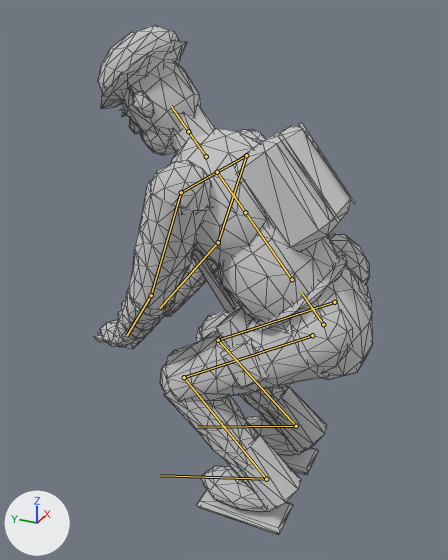
A saved change to the glTF model ambush_loop/art/v2/models/operator_rifle_lod1.glb.
The view is the same before and after, from a 50 mm camera at (-1.468, -0.463, 1.418) aimed at (0.01, 0.202, 0.679). The axes (+X, +Y, +Z) are drawn at lower left. The lights are the same throughout. The older version comes first. Both versions are drawn at frame 12 of the action 'pickup'; the numbers are the values there. The bones that change, and the others that lie on the model, are drawn over the model as lines. Mesh edges are drawn as thin lines.

Names of what the first picture shows: 'operator_rifle_body.001'.
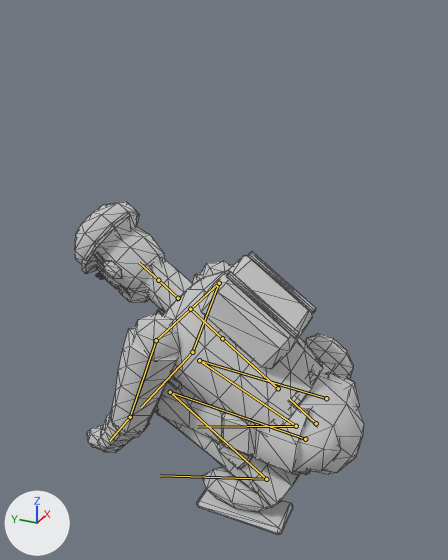
Location of each change, (x1, y1, x2, y2) in pixels of the pictures (448 x 560 px):
```json
{"object": "operator_rifle_body.001", "change": "posed", "before": [94, 26, 373, 534], "after": [75, 202, 364, 534], "on screen": "35% shorter"}
{"bone": "pelvis", "before": "(323, 324) to (301, 292)", "after": "(316, 423) to (289, 398)"}
{"bone": "clavicle.L", "before": "(217, 172) to (181, 192)", "after": "(190, 309) to (156, 340)"}
{"bone": "upper_arm.L", "before": "(181, 192) to (151, 295)", "after": "(156, 340) to (130, 417)"}
{"bone": "forearm.L", "before": "(151, 295) to (127, 335)", "after": "(130, 417) to (110, 440)"}
{"bone": "clavicle.R", "before": "(217, 172) to (246, 155)", "after": "(190, 309) to (219, 283)"}
{"bone": "upper_arm.R", "before": "(246, 155) to (218, 242)", "after": "(219, 283) to (192, 352)"}
{"bone": "forearm.R", "before": "(218, 242) to (160, 308)", "after": "(192, 352) to (141, 407)"}
{"bone": "thigh.L", "before": "(312, 335) to (184, 377)", "after": "(305, 439) to (170, 392)"}
{"bone": "shin.L", "before": "(184, 377) to (266, 479)", "after": "(170, 392) to (266, 479)"}
{"bone": "thigh.R", "before": "(334, 302) to (218, 340)", "after": "(326, 398) to (199, 360)"}
{"bone": "shin.R", "before": "(218, 340) to (296, 426)", "after": "(199, 360) to (296, 426)"}
```

Scene script edits in JSON lines:
```json
{"block": "bone_pelvis", "where": "bone_pelvis = bpy.data.objects['Rig'].pose.bones['pelvis']  # child of 'root'"}
{"op": "set", "path": "bone_pelvis.location", "old": "(0.0, -0.324, 0.1)", "new": "(0.0, -0.654, 0.1)"}
{"op": "set", "path": "bone_pelvis.rotation_quaternion", "old": "(0.942, -0.336, 0.0, 0.0)", "new": "(0.889, -0.457, 0.0, 0.0)", "note": "degrees (-39, 0, 0) -> degrees (-54, 0, 0)"}
{"block": "bone_clavicle_l", "where": "bone_clavicle_l = bpy.data.objects['Rig'].pose.bones['clavicle.L']  # child of 'chest'"}
{"op": "set", "path": "bone_clavicle_l.rotation_quaternion", "old": "(0.942, 0.0, -0.336, 0.0)", "new": "(0.889, 0.0, -0.457, 0.0)", "note": "degrees (0, -39, 0) -> degrees (0, -54, 0)"}
{"block": "bone_upper_arm_l", "where": "bone_upper_arm_l = bpy.data.objects['Rig'].pose.bones['upper_arm.L']  # child of 'clavicle.L'"}
{"op": "set", "path": "bone_upper_arm_l.rotation_quaternion", "old": "(0.994, 0.033, 0.0, -0.106)", "new": "(0.992, 0.044, 0.0, -0.117)", "note": "degrees (4, 0, -12) -> degrees (5, 1, -13)"}
{"block": "bone_forearm_l", "where": "bone_forearm_l = bpy.data.objects['Rig'].pose.bones['forearm.L']  # child of 'upper_arm.L'"}
{"op": "set", "path": "bone_forearm_l.rotation_quaternion", "old": "(0.816, -0.574, 0.045, -0.041)", "new": "(0.806, -0.589, 0.046, -0.025)", "note": "degrees (-70, 2, -7) -> degrees (-72, 3, -5)"}
{"block": "bone_clavicle_r", "where": "bone_clavicle_r = bpy.data.objects['Rig'].pose.bones['clavicle.R']  # child of 'chest'"}
{"op": "set", "path": "bone_clavicle_r.rotation_quaternion", "old": "(0.942, 0.0, 0.336, 0.0)", "new": "(0.889, 0.0, 0.457, 0.0)", "note": "degrees (0, 39, 0) -> degrees (0, 54, 0)"}
{"block": "bone_upper_arm_r", "where": "bone_upper_arm_r = bpy.data.objects['Rig'].pose.bones['upper_arm.R']  # child of 'clavicle.R'"}
{"op": "set", "path": "bone_upper_arm_r.rotation_quaternion", "old": "(0.994, 0.033, 0.0, 0.106)", "new": "(0.992, 0.044, 0.0, 0.117)", "note": "degrees (4, 0, 12) -> degrees (5, -1, 13)"}
{"block": "bone_forearm_r", "where": "bone_forearm_r = bpy.data.objects['Rig'].pose.bones['forearm.R']  # child of 'upper_arm.R'"}
{"op": "set", "path": "bone_forearm_r.rotation_quaternion", "old": "(0.816, -0.574, -0.045, 0.041)", "new": "(0.806, -0.589, -0.046, 0.025)", "note": "degrees (-70, -2, 7) -> degrees (-72, -3, 5)"}
{"block": "bone_thigh_l", "where": "bone_thigh_l = bpy.data.objects['Rig'].pose.bones['thigh.L']  # child of 'pelvis'"}
{"op": "set", "path": "bone_thigh_l.location", "old": "(0.0, 0.004, -0.013)", "new": "(0.0, 0.007, -0.017)"}
{"op": "set", "path": "bone_thigh_l.rotation_quaternion", "old": "(0.674, 0.738, -0.017, -0.032)", "new": "(0.3, 0.953, -0.014, -0.041)", "note": "degrees (95, 1, -4) -> degrees (145, 4, -3)"}
{"block": "bone_shin_l", "where": "bone_shin_l = bpy.data.objects['Rig'].pose.bones['shin.L']  # child of 'thigh.L'"}
{"op": "set", "path": "bone_shin_l.rotation_quaternion", "old": "(0.658, -0.753, -0.01, 0.016)", "new": "(0.281, -0.959, 0.005, 0.036)", "note": "degrees (-98, 1, 2) -> degrees (-147, 4, 1)"}
{"block": "bone_foot_l", "where": "bone_foot_l = bpy.data.objects['Rig'].pose.bones['foot.L']  # child of 'shin.L'"}
{"op": "set", "path": "bone_foot_l.rotation_quaternion", "old": "(0.934, 0.356, -0.016, -0.009)", "new": "(0.879, 0.474, -0.046, -0.019)", "note": "degrees (42, -1, -2) -> degrees (57, -4, -4)"}
{"block": "bone_thigh_r", "where": "bone_thigh_r = bpy.data.objects['Rig'].pose.bones['thigh.R']  # child of 'pelvis'"}
{"op": "set", "path": "bone_thigh_r.location", "old": "(0.0, 0.004, -0.013)", "new": "(0.0, 0.007, -0.017)"}
{"op": "set", "path": "bone_thigh_r.rotation_quaternion", "old": "(0.674, 0.738, 0.017, 0.032)", "new": "(0.3, 0.953, 0.014, 0.041)", "note": "degrees (95, -1, 4) -> degrees (145, -4, 3)"}
{"block": "bone_shin_r", "where": "bone_shin_r = bpy.data.objects['Rig'].pose.bones['shin.R']  # child of 'thigh.R'"}
{"op": "set", "path": "bone_shin_r.rotation_quaternion", "old": "(0.658, -0.753, 0.01, -0.016)", "new": "(0.281, -0.959, -0.005, -0.036)", "note": "degrees (-98, -1, -2) -> degrees (-147, -4, -1)"}
{"block": "bone_foot_r", "where": "bone_foot_r = bpy.data.objects['Rig'].pose.bones['foot.R']  # child of 'shin.R'"}
{"op": "set", "path": "bone_foot_r.rotation_quaternion", "old": "(0.934, 0.356, 0.016, 0.009)", "new": "(0.879, 0.474, 0.046, 0.019)", "note": "degrees (42, 1, 2) -> degrees (57, 4, 4)"}
```
